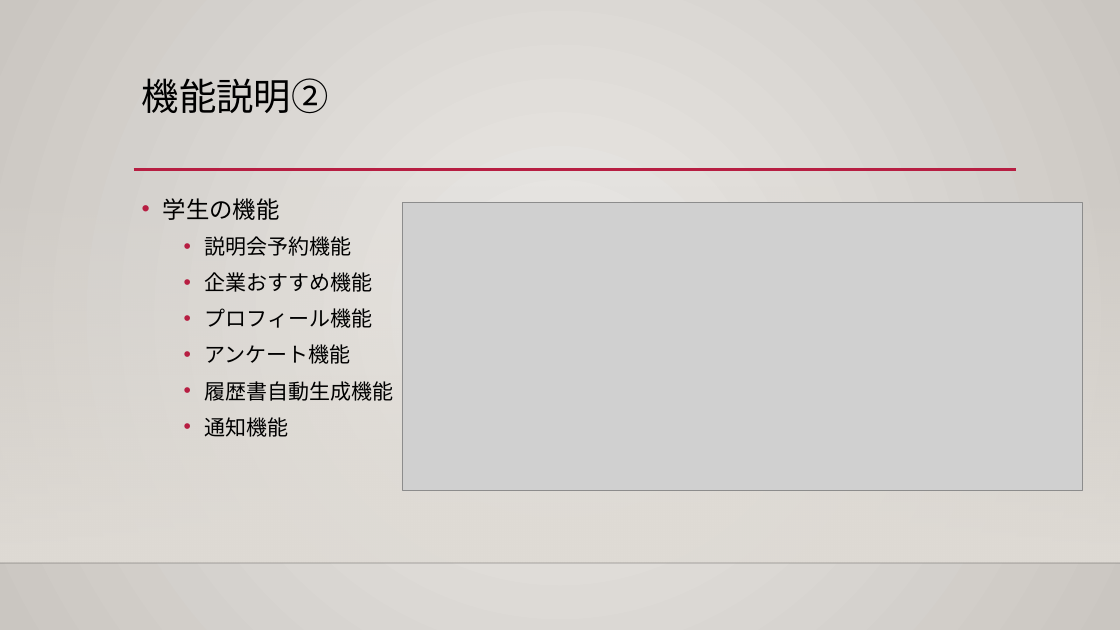
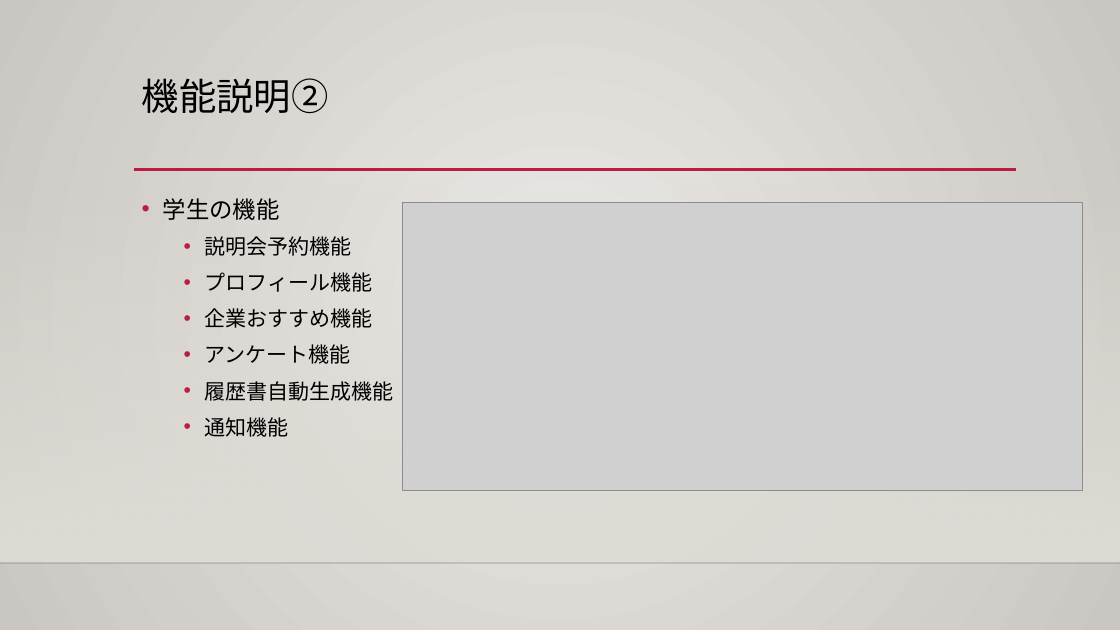
Before and after one commit to niimoti/Spling-database, a slide deck: slide 12 of 発表用_R4A1_more².pptx (slide 11 before the commit). Drawn at 1120x630 pixels with LibreOffice and Linux fonts; fonts in the diff are those of the drawing; grey boxes stand for pictures; background and template pictures are left out. Boxes give left, top, right and bottom in pixels: in the first picture for what was removed or moved away, otherwise in the second. Text is boxed around its words. In the diff, an @@ line names an element or a change of style, - is before the commit and + after.

```diff
--- a/発表用_R4A1_more².pptx
+++ b/発表用_R4A1_more².pptx
@@ text at [205, 272, 373, 292]: paragraph added @@
+  • プロフィール機能
@@ text at [205, 308, 373, 328]: paragraph removed @@
-  • プロフィール機能
```
Also in this commit, not shown: 6 other slides changed, 1 slide added, 1 other file.
